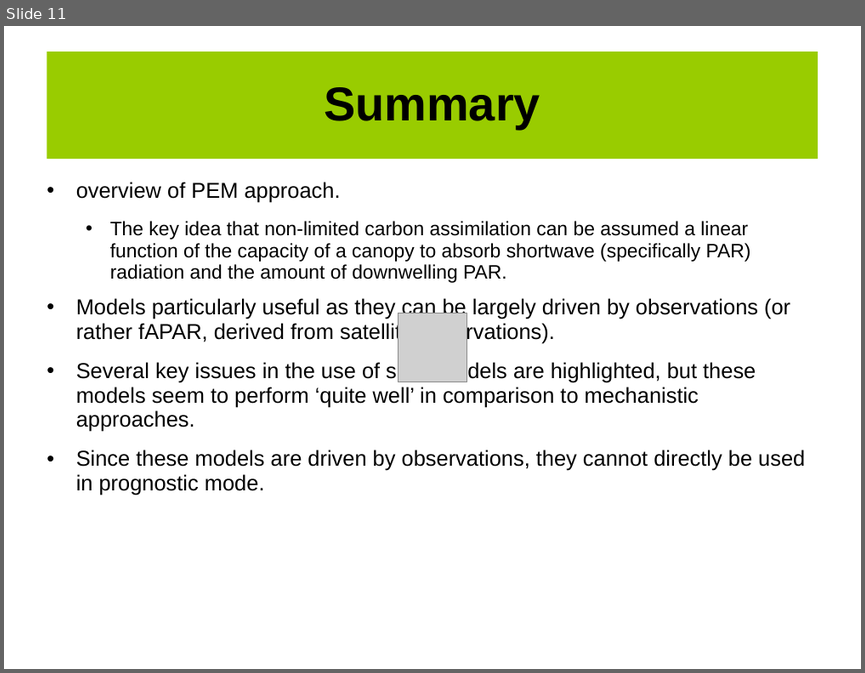
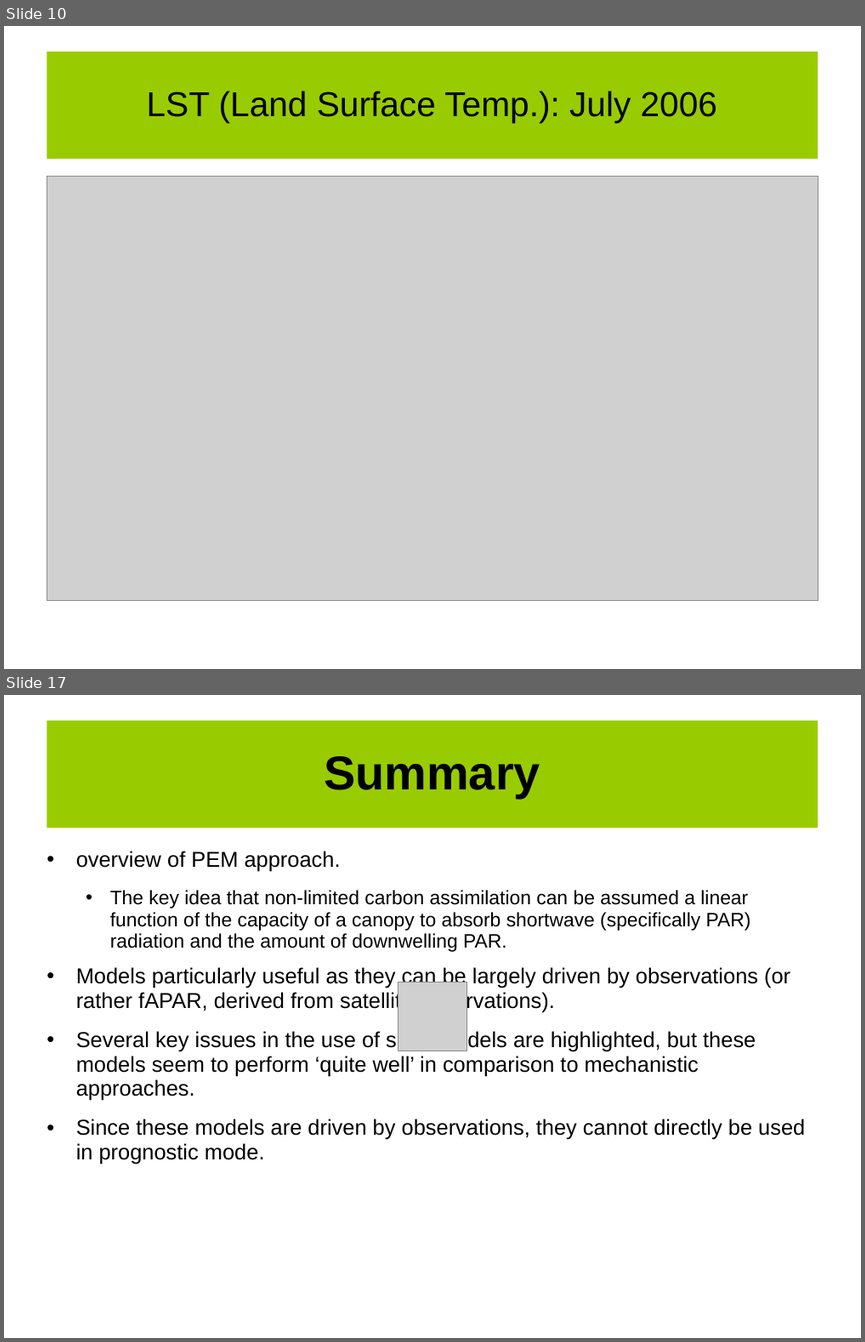
Before and after one commit to UCL-EO/geog0133, a slide deck: docs/ppt/GEOG0113-008.pptx. Shown one above the other, each under a label of ours: slide 11 before the commit, slides 10 and 17 after it; the slides between them are not shown. The pictures are 865x673 and 865x1342 pixels, drawn with LibreOffice and Linux fonts; fonts in the diff are those of the drawing; grey boxes stand for pictures; background and template pictures are left out. Boxes give left, top, right and bottom in pixels: in the first picture for what was removed or moved away, otherwise in the second. Text is boxed around its words. In the diff, an @@ line names an element or a change of style, - is before the commit and + after.

```diff
--- a/docs/ppt/GEOG0113-008.pptx
+++ b/docs/ppt/GEOG0113-008.pptx
@@ slide 10 added at [4, 26, 861, 669], background #FFFFFF @@
@@ title added at [46, 52, 818, 159], fill #99CC00, 32 pt, text #000000 @@
+LST (Land Surface Temp.): July 2006
@@ picture added at [46, 176, 818, 600] @@
@@ what was slide 11 is now slide 17 @@
```
Also in this commit, not shown: 10 slides changed, 5 other slides added, 2 other files.
